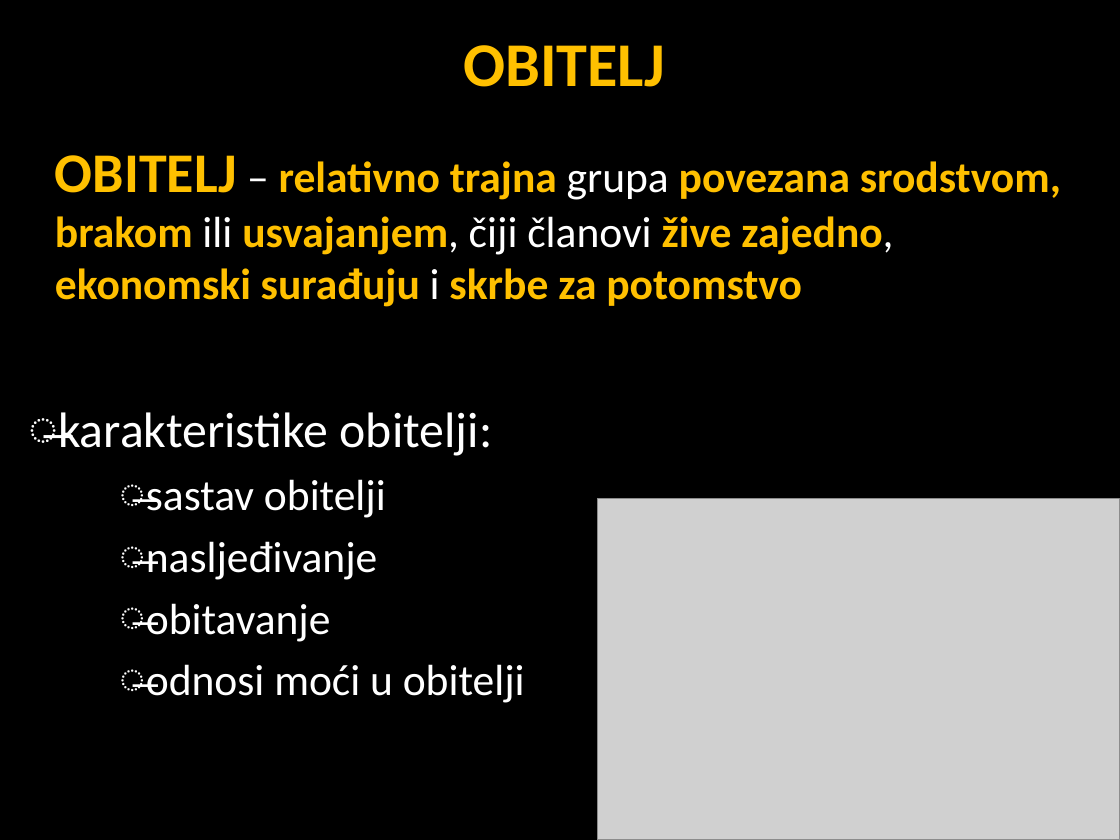
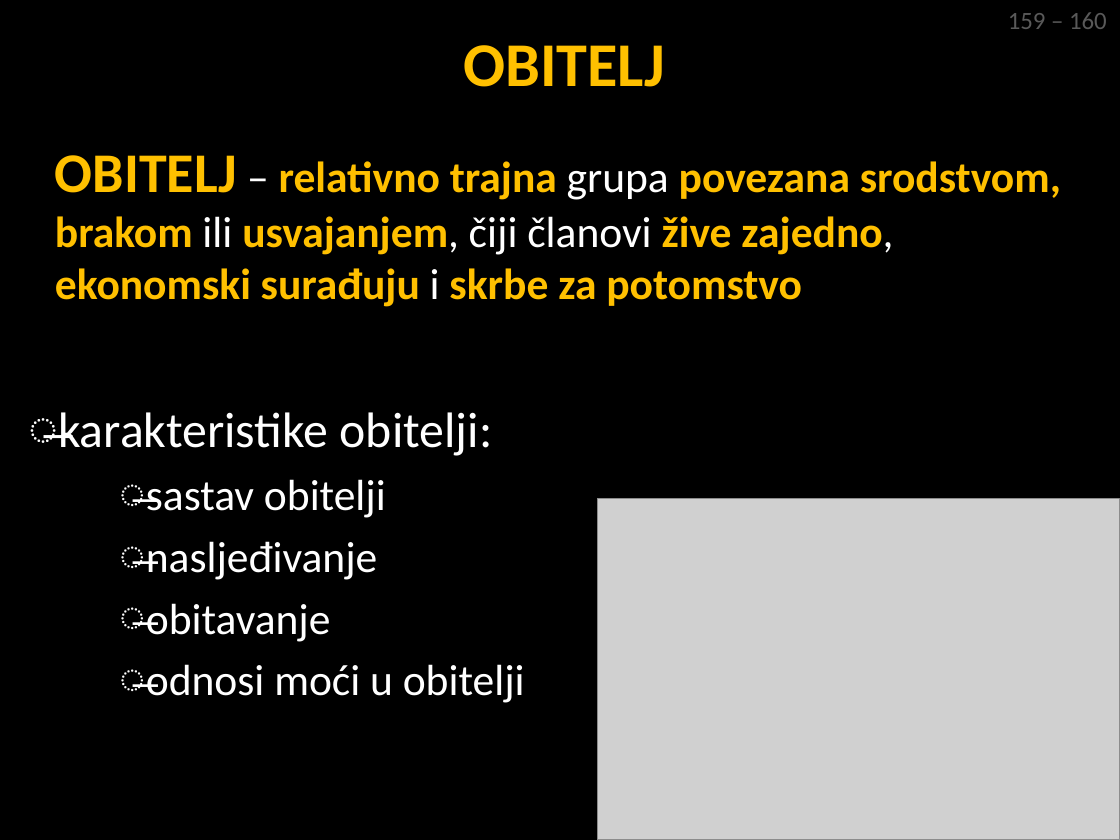
Before and after one commit to srednja-skola/sociologija, a slide deck: slide 2 of data/pptx/008_Obitelj_brak_i_srodstvo.pptx. Drawn at 1120x840 pixels with LibreOffice and Linux fonts; fonts in the diff are those of the drawing; grey boxes stand for pictures. Boxes give left, top, right and bottom in pixels: in the first picture for what was removed or moved away, otherwise in the second. Text is boxed around its words. In the diff, an @@ line names an element or a change of style, - is before the commit and + after.

```diff
--- a/data/pptx/008_Obitelj_brak_i_srodstvo.pptx
+++ b/data/pptx/008_Obitelj_brak_i_srodstvo.pptx
@@ text added at [1008, 12, 1107, 29], 16 pt, text #595959 @@
+159 – 160
```
Also in this commit, not shown: 14 other slides changed, 2 slides removed, 1 other file.
